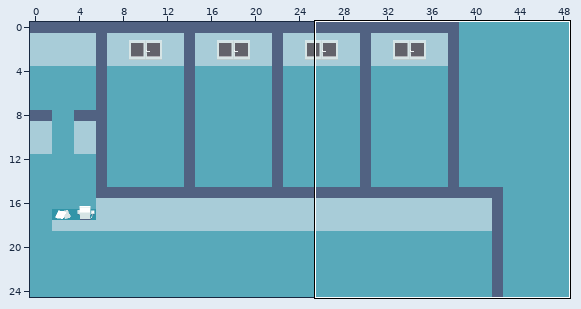
Two versions of a level (Tiled map, resources/level/hospital.tmx). The first picture is a wide view before the edit; the outline marks the close-up.
Close-up. Old version:
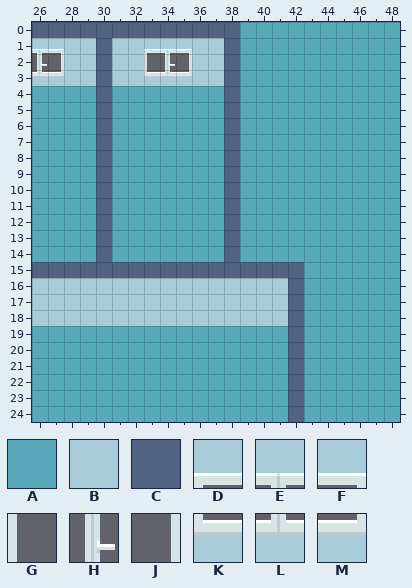
Cells are 16x16 px. Shown: x 26..48, y 0..24. The commit also changed other parts of the map, which this record leaves out.
Key: from "sprites": A 0, B 1, C 11, D 34, E 35, F 36, G 44, H 45, J 46, K 54, L 55, M 56.
_ is an empty cell.
Layers that did not change in this view are not listed.
Layer "Walls" before, first column x 26:
 0 CCCCCCCCCCCCCAAAAAAAAAA
 1 EFBBCBBDEFBBCAAAAAAAAAA
 2 HJBBCBBGHJBBCAAAAAAAAAA
 3 LMBBCBBKLMBBCAAAAAAAAAA
 4 AAAACAAAAAAACAAAAAAAAAA
 5 AAAACAAAAAAACAAAAAAAAAA
 6 AAAACAAAAAAACAAAAAAAAAA
 7 AAAACAAAAAAACAAAAAAAAAA
 8 AAAACAAAAAAACAAAAAAAAAA
 9 AAAACAAAAAAACAAAAAAAAAA
10 AAAACAAAAAAACAAAAAAAAAA
11 AAAACAAAAAAACAAAAAAAAAA
12 AAAACAAAAAAACAAAAAAAAAA
13 AAAACAAAAAAACAAAAAAAAAA
14 AAAACAAAAAAACAAAAAAAAAA
15 CCCCCCCCCCCCCCCCCAAAAAA
16 BBBBBBBBBBBBBBBBCAAAAAA
17 BBBBBBBBBBBBBBBBCAAAAAA
18 BBBBBBBBBBBBBBBBCAAAAAA
19 AAAAAAAAAAAAAAAACAAAAAA
20 AAAAAAAAAAAAAAAACAAAAAA
21 AAAAAAAAAAAAAAAACAAAAAA
22 AAAAAAAAAAAAAAAACAAAAAA
23 AAAAAAAAAAAAAAAACAAAAAA
24 AAAAAAAAAAAAAAAACAAAAAA
And afterwards:
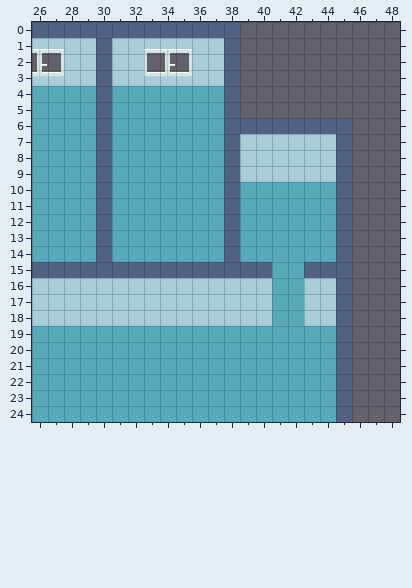
From old to new:
{"where": "layer \"Walls\""}
{"y":0,"x":39,"old":"AAAAAAAAAA","new":"__________"}
{"y":1,"x":39,"old":"AAAAAAAAAA","new":"__________"}
{"y":2,"x":39,"old":"AAAAAAAAAA","new":"__________"}
{"y":3,"x":39,"old":"AAAAAAAAAA","new":"__________"}
{"y":4,"x":39,"old":"AAAAAAAAAA","new":"__________"}
{"y":5,"x":39,"old":"AAAAAAAAAA","new":"__________"}
{"y":6,"x":39,"old":"AAAAAAAAAA","new":"CCCCCCC___"}
{"y":7,"x":39,"old":"AAAAAAAAAA","new":"BBBBBBC___"}
{"y":8,"x":39,"old":"AAAAAAAAAA","new":"BBBBBBC___"}
{"y":9,"x":39,"old":"AAAAAAAAAA","new":"BBBBBBC___"}
{"y":10,"x":45,"old":"AAAA","new":"C___"}
{"y":11,"x":45,"old":"AAAA","new":"C___"}
{"y":12,"x":45,"old":"AAAA","new":"C___"}
{"y":13,"x":45,"old":"AAAA","new":"C___"}
{"y":14,"x":45,"old":"AAAA","new":"C___"}
{"y":15,"x":41,"old":"CCAAAAAA","new":"AACCC___"}
{"y":16,"x":41,"old":"BCAAAAAA","new":"AABBC___"}
{"y":17,"x":41,"old":"BCAAAAAA","new":"AABBC___"}
{"y":18,"x":41,"old":"BCAAAAAA","new":"AABBC___"}
{"y":19,"x":42,"old":"C","new":"A"}
{"y":19,"x":45,"old":"AAAA","new":"C___"}
{"y":20,"x":42,"old":"C","new":"A"}
{"y":20,"x":45,"old":"AAAA","new":"C___"}
{"y":21,"x":42,"old":"C","new":"A"}
{"y":21,"x":45,"old":"AAAA","new":"C___"}
{"y":22,"x":42,"old":"C","new":"A"}
{"y":22,"x":45,"old":"AAAA","new":"C___"}
{"y":23,"x":42,"old":"C","new":"A"}
{"y":23,"x":45,"old":"AAAA","new":"C___"}
{"y":24,"x":42,"old":"C","new":"A"}
{"y":24,"x":45,"old":"AAAA","new":"C___"}
{"label":"changed","picture_box":[240,22,400,422]}
